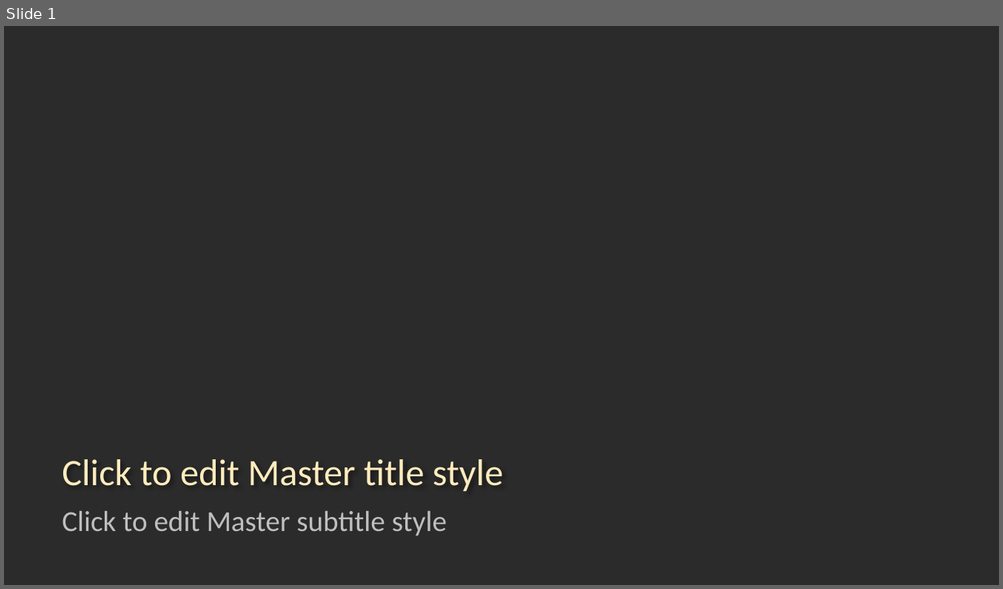
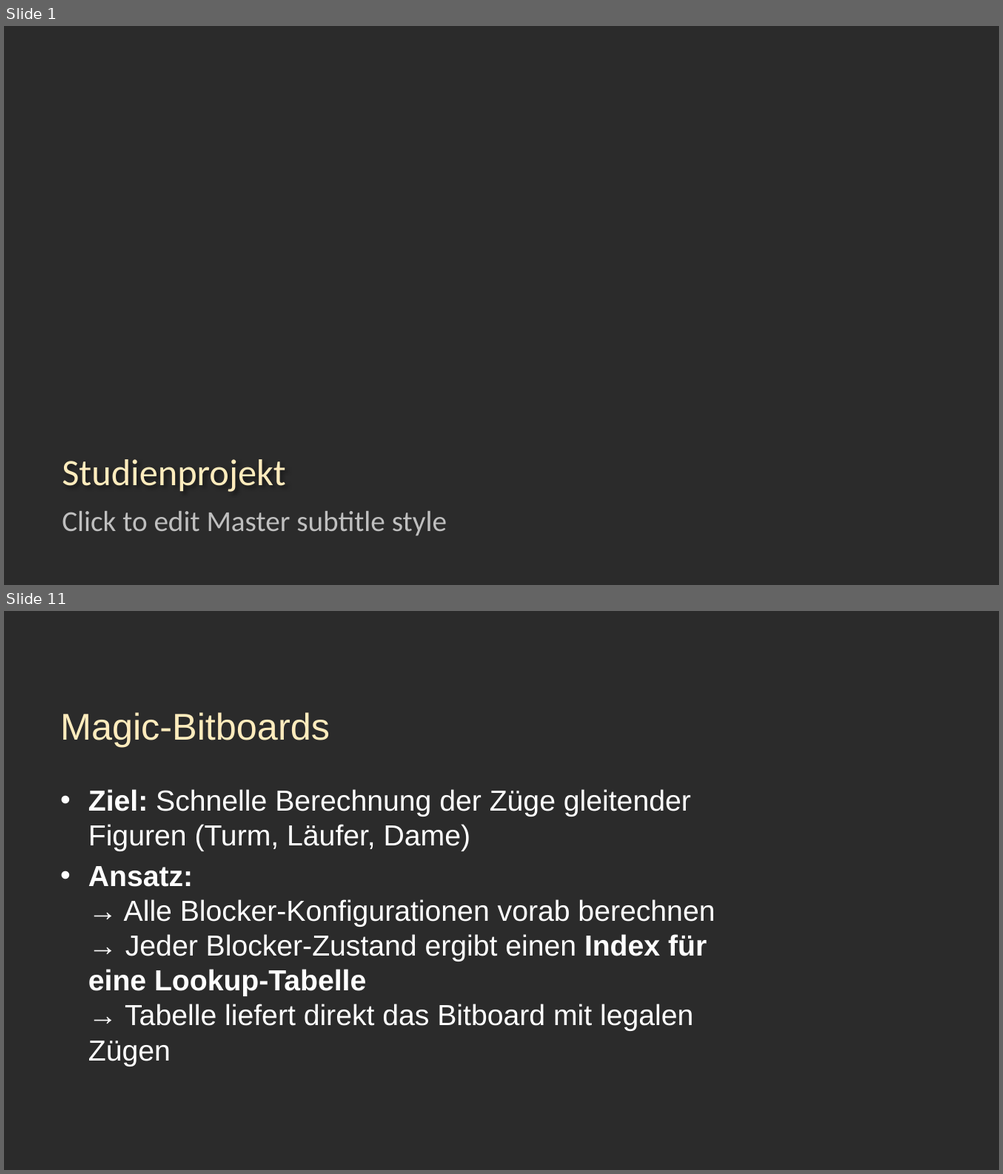
Before and after one commit to mfnomad/chess-cnn, a slide deck: präsentation.pptx. Shown one above the other, each under a label of ours: slide 1 before the commit, slides 1 and 11 after it; the slides between them are not shown. The pictures are 1003x589 and 1003x1174 pixels, drawn with LibreOffice and Linux fonts; fonts in the diff are those of the drawing; background and template pictures are left out; a plain dark background stands for a picture behind light text. Boxes give left, top, right and bottom in pixels: in the first picture for what was removed or moved away, otherwise in the second. Text is boxed around its words. In the diff, an @@ line names an element or a change of style, - is before the commit and + after.

```diff
--- a/präsentation.pptx
+++ b/präsentation.pptx
@@ slide 11 added at (4, 611, 999, 1170), background picture (left out) @@
@@ title added at (60, 712, 330, 747), 36 pt, text #FFECBD @@
+Magic-Bitboards
@@ text added at (88, 789, 714, 1067), 28 pt, text #FFFFFF @@
+• Ziel: Schnelle Berechnung der Züge gleitender Figuren (Turm, Läufer, Dame)
+• Ansatz:
+  → Alle Blocker-Konfigurationen vorab berechnen
+  → Jeder Blocker-Zustand ergibt einen Index für eine Lookup-Tabelle
+  → Tabelle liefert direkt das Bitboard mit legalen Zügen
@@ slide 1 changed as well @@
@@ title at (62, 460, 285, 492): text changed @@
-Click to edit Master title style
+Studienprojekt
```
Also in this commit, not shown: 34 other slides added, 4 slides removed.
